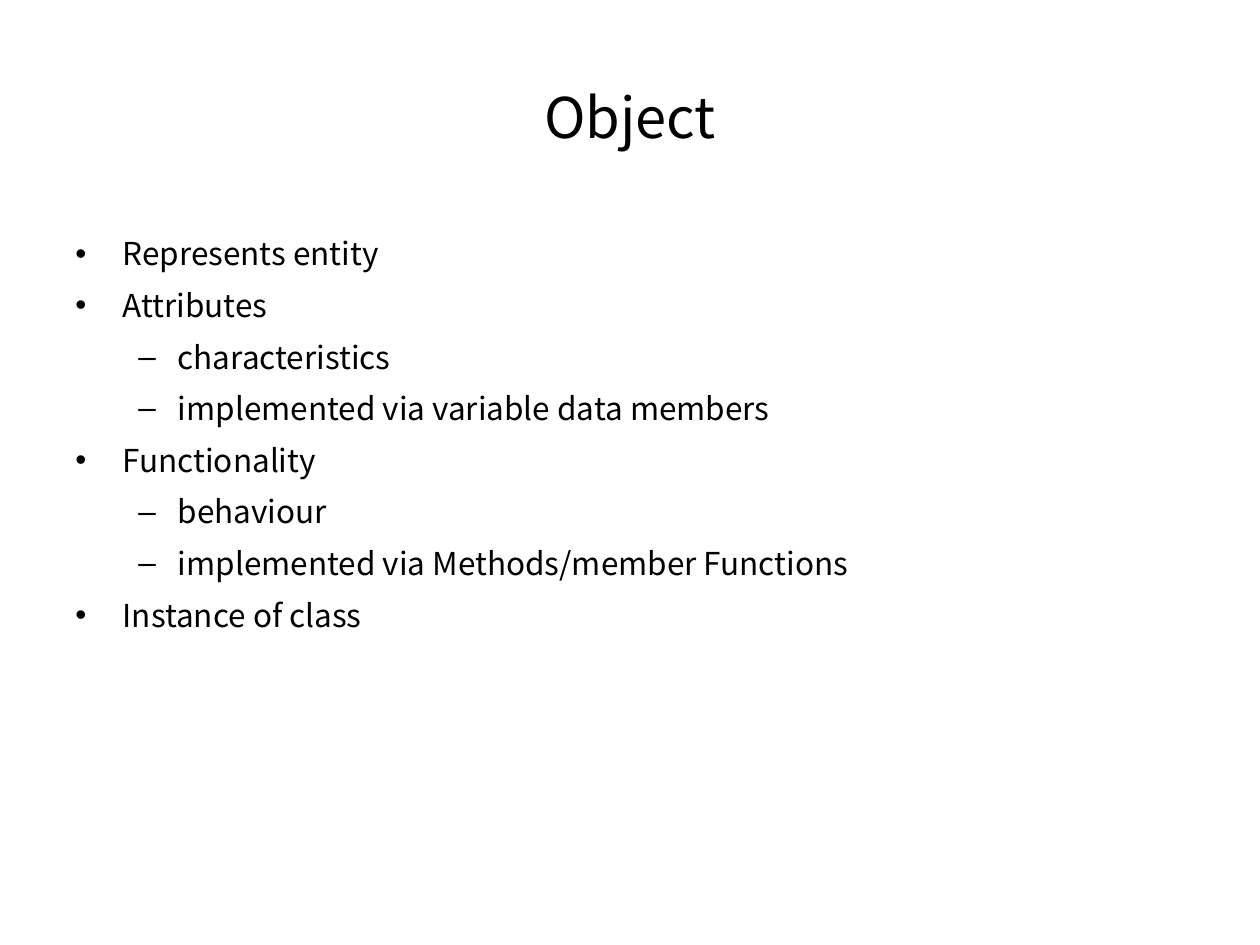
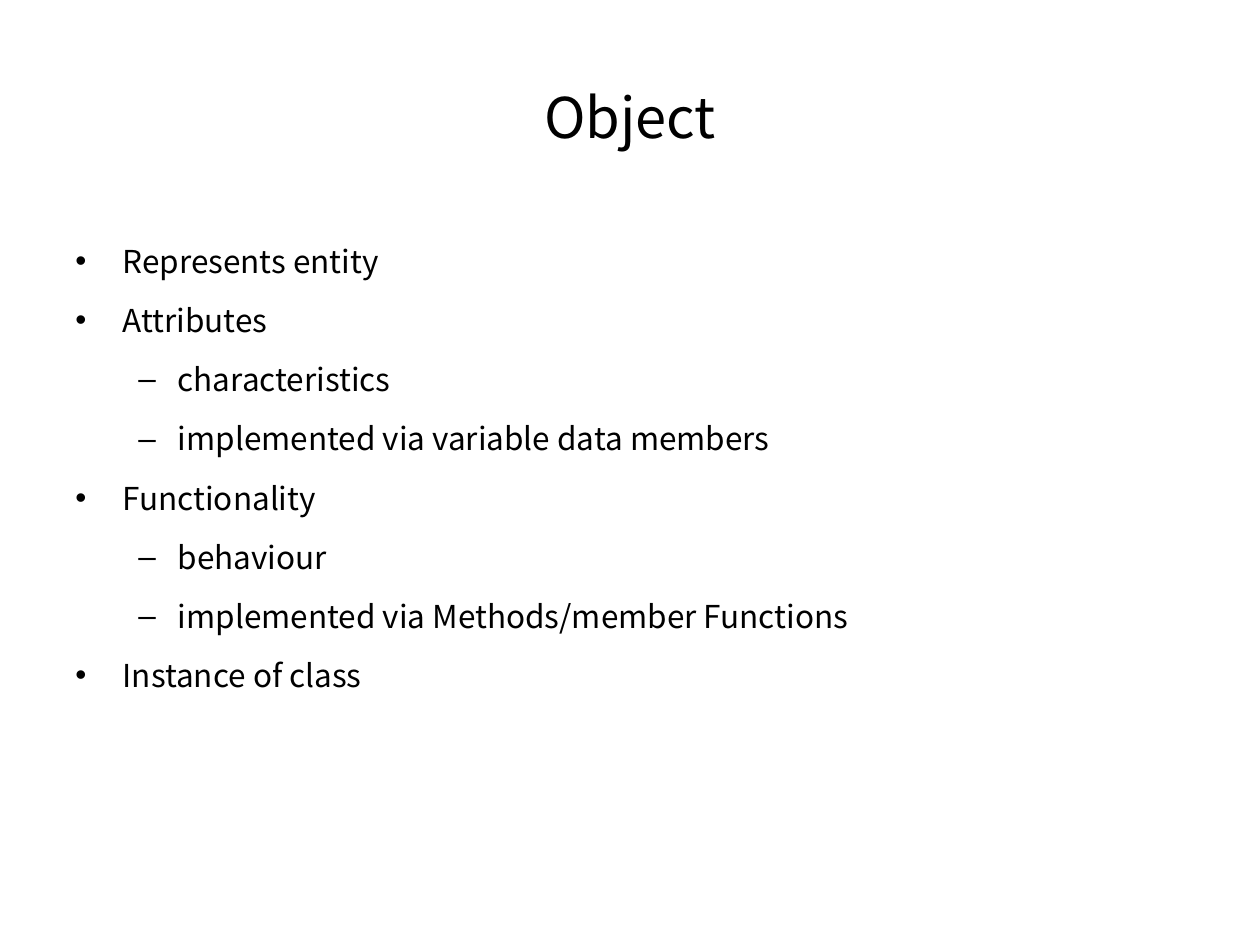
Before and after one commit to pankajfri/Training-Materials, a slide deck: slide 31 of Objected Oriented Programming Concepts Using C++ & Data Structures/Session-1.pptx (slide 32 before the commit). Drawn at 1260x945 pixels with LibreOffice and Linux fonts; fonts in the diff are those of the drawing. Boxes give left, top, right and bottom in pixels: in the first picture for what was removed or moved away, otherwise in the second. Text is boxed around its words. In the diff, an @@ line names an element or a change of style, - is before the commit and + after.

```diff
--- a/Objected Oriented Programming Concepts Using C++ & Data Structures/Session-1.pptx
+++ b/Objected Oriented Programming Concepts Using C++ & Data Structures/Session-1.pptx
@@ text "Represents entity" at [123,248,848,688]: line spacing 1.2 to 1.4 @@
```
Also in this commit, not shown: 10 other slides changed, 1 slide removed, 1 other file.
